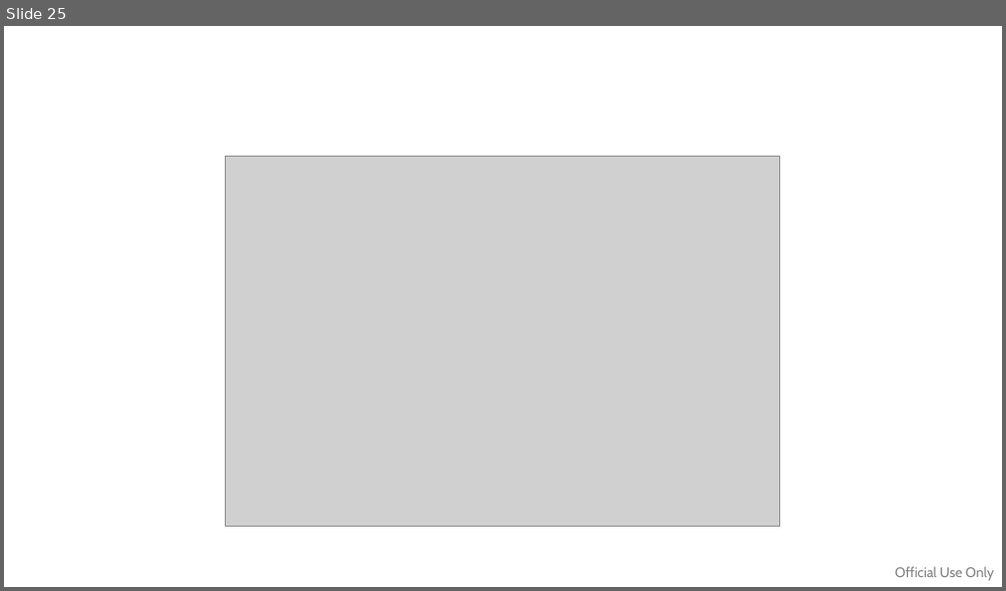
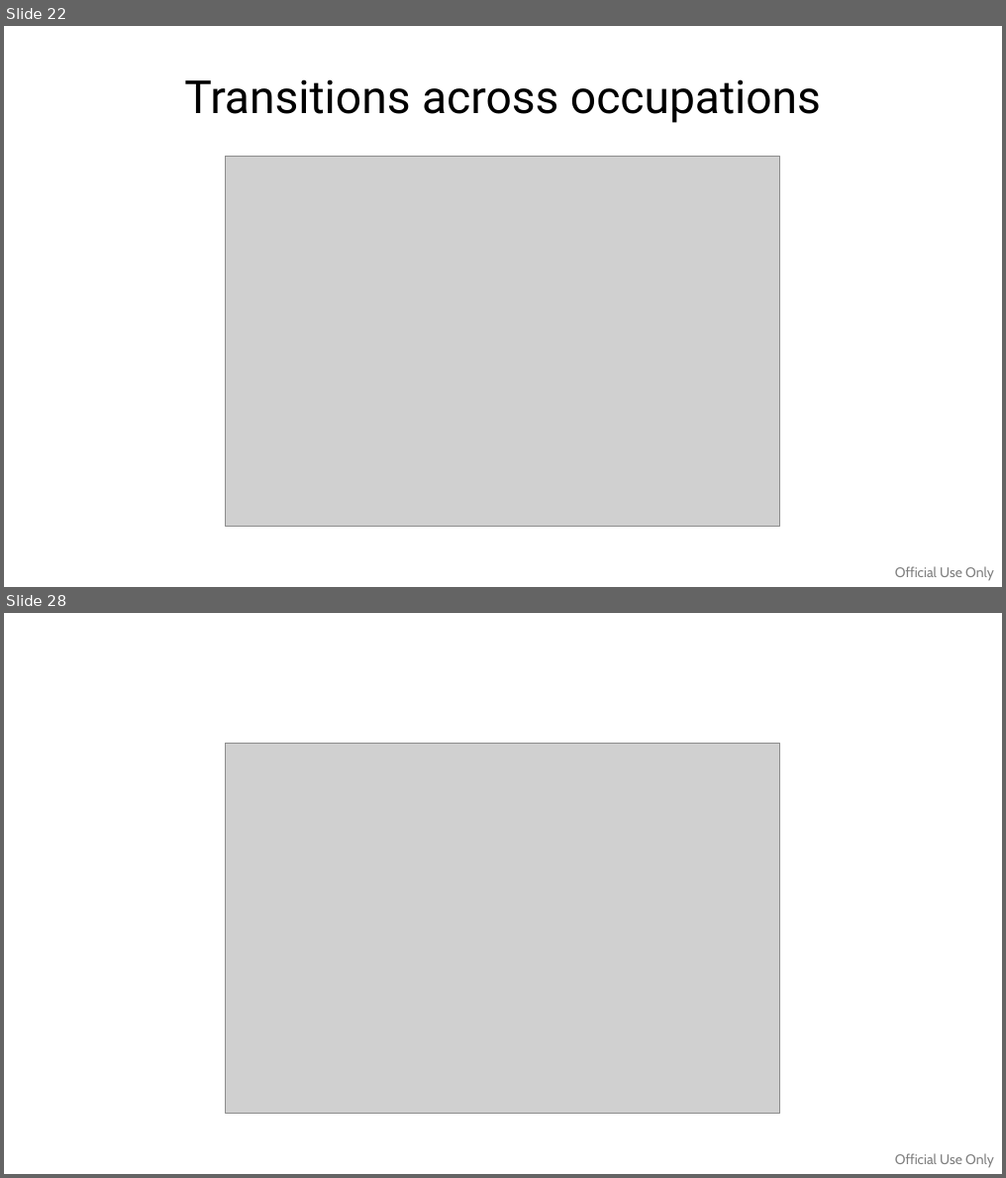
Before and after one commit to WB-PIDA-Data-Science-Shop/govhr-pry, a slide deck: analysis/source/govhr.pptx. Shown one above the other, each under a label of ours: slide 25 before the commit, slides 22 and 28 after it; the slides between them are not shown. The pictures are 1006x591 and 1006x1178 pixels, drawn with LibreOffice and Linux fonts; fonts in the diff are those of the drawing; grey boxes stand for pictures. Boxes give left, top, right and bottom in pixels: in the first picture for what was removed or moved away, otherwise in the second. Text is boxed around its words. In the diff, an @@ line names an element or a change of style, - is before the commit and + after.

```diff
--- a/analysis/source/govhr.pptx
+++ b/analysis/source/govhr.pptx
@@ slide 22 added at (4,26,1002,587), background #FFFFFF; not listed: 1 template element that a slide beside it also shows @@
@@ title added at (184,79,821,123), 33 pt, text #000000 @@
+Transitions across occupations
@@ picture added at (226,157,780,527) @@
@@ what was slide 25 is now slide 28 @@
```
Also in this commit, not shown: 42 slides changed, 5 other slides added, 1 slide removed, 4 other files.
